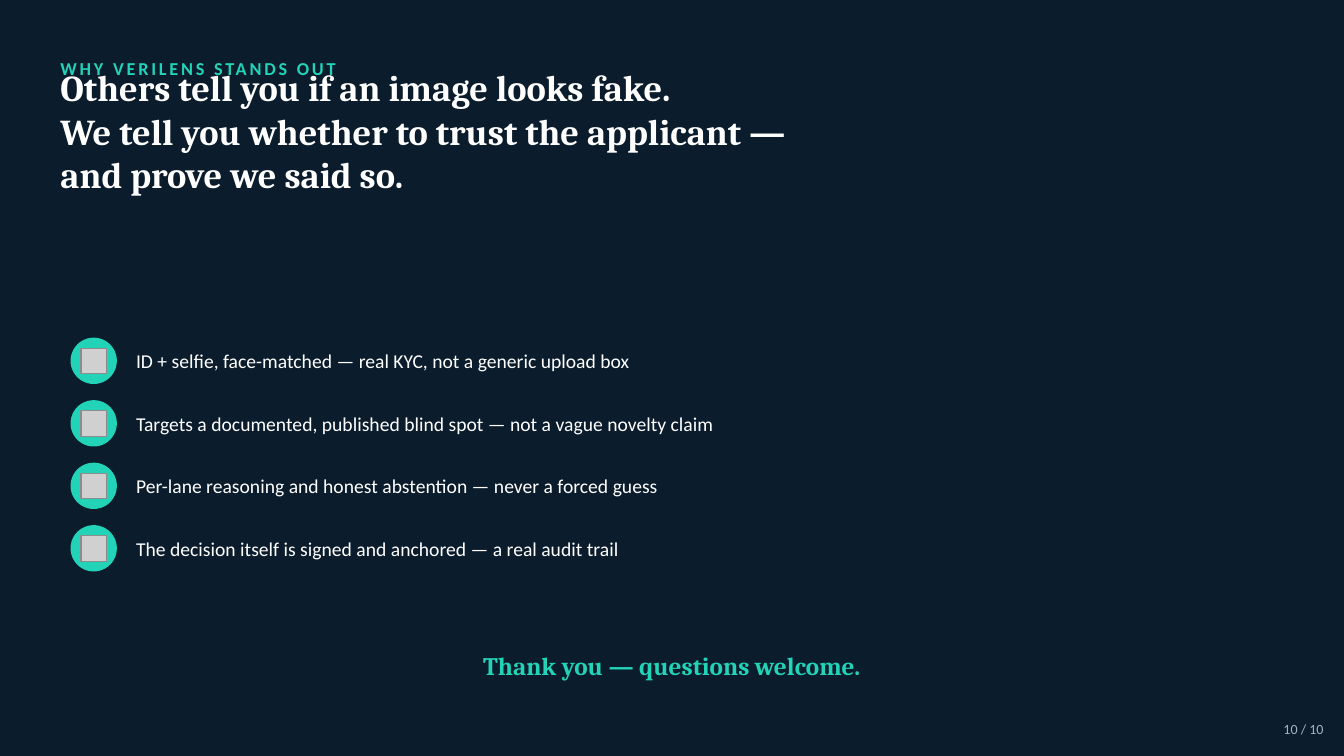
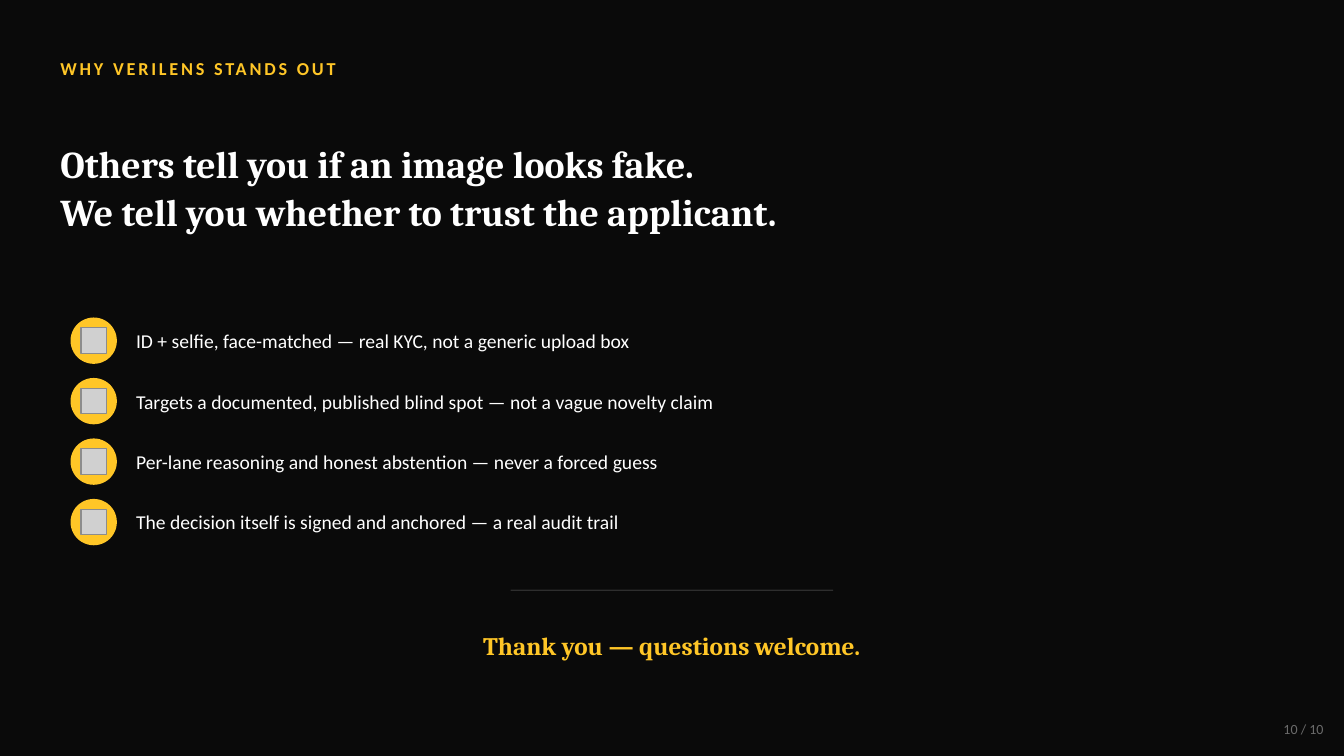
Before and after one commit to Venkat-Kolasani/VeriLens, a slide deck: slide 10 of pitch/VeriLens_Pitch.pptx. Drawn at 1344x756 pixels with LibreOffice and Linux fonts; fonts in the diff are those of the drawing; grey boxes stand for pictures. Boxes give left, top, right and bottom in pixels: in the first picture for what was removed or moved away, otherwise in the second. Text is boxed around its words. In the diff, an @@ line names an element or a change of style, - is before the commit and + after.

Commit message:
feat(pitch): redo deck in yellow-black theme, fix icon color bug
Replaced the teal/light-dark deck with a fully dark yellow-black theme, and
reworked the architecture slide from five same-size cards into an actual
layered process diagram (Capture -> Quality Gate -> Detection Lanes -> Judge
-> Verdict+Anchor) - a truer answer to 'what are the process layers' than a
grid of lane cards.

Found and fixed a real bug while re-rendering icons for the new palette: the
icon generator stripped the <svg> root tag to rebuild width/height/viewBox,
which also discarded the color/style attributes react-icons relies on for
currentColor to resolve. Verified by checking pixel channel stats directly
rather than trusting the thumbnail - every icon in both this deck and the
original teal one was rendering pure black regardless of requested color.
It went unnoticed in the teal deck because black-on-teal still had usable
contrast by coincidence; this theme's dark-charcoal badges made it visible
as low-contrast black-on-black. Fixed by wrapping the inner <path> markup in
an explicit <g fill="#hex">, which paths inherit via plain SVG attribute
inheritance instead of relying on currentColor resolution.

Structural validation, content QA, and full visual re-render all passed
after the fix.

```diff
--- a/pitch/VeriLens_Pitch.pptx
+++ b/pitch/VeriLens_Pitch.pptx
@@ background #0B1C2C to #0A0A0A @@
@@ text "WHY VERILENS STANDS OUT" at bbox=[60, 50, 968, 86]: text colour #22D3B8 to #FFC627 @@
@@ text "Others tell you if an ...": place and size @@
-text "Others tell you if an ..." at bbox=[60, 67, 741, 196]
+text "Others tell you if an ..." at bbox=[60, 151, 776, 235]
@@ text at bbox=[60, 151, 694, 187]: size 26 to 27 pt in "Others tell you if an image looks ..."; line spacing 1 to 1.05 @@
@@ text at bbox=[60, 199, 776, 235]: text changed; size 26 to 27 pt @@
-We tell you whether to trust the applicant —
-and prove we said so.
+We tell you whether to trust the applicant.
@@ 3 texts, 2 pictures, 2 ellipses: place and size @@
-3 texts, 2 pictures, 2 ellipses at bbox=[71, 338, 860, 681]
+3 texts, 2 pictures, 2 ellipses at bbox=[71, 318, 860, 661]
@@ 2 pictures, 2 texts, 2 ellipses: place and size @@
-2 pictures, 2 texts, 2 ellipses at bbox=[71, 463, 658, 572]
+2 pictures, 2 texts, 2 ellipses at bbox=[71, 439, 658, 545]
@@ fill #22D3B8 to #FFC627 in 4 elements at bbox=[71, 318, 117, 364], bbox=[71, 378, 117, 424], bbox=[71, 439, 117, 485], bbox=[71, 499, 117, 545] @@
@@ rectangle added at bbox=[511, 590, 834, 591], fill #2E2E2E @@
@@ text "Thank you — questions welcome." at bbox=[483, 637, 860, 661]: text colour #22D3B8 to #FFC627 @@
@@ text "10 / 10" at bbox=[1283, 725, 1323, 734]: text colour #9FB3C8 to #6B6B6B @@
```
Also in this commit, not shown: 7 other slides changed, 2 slides added, 2 slides removed, 3 other files.
